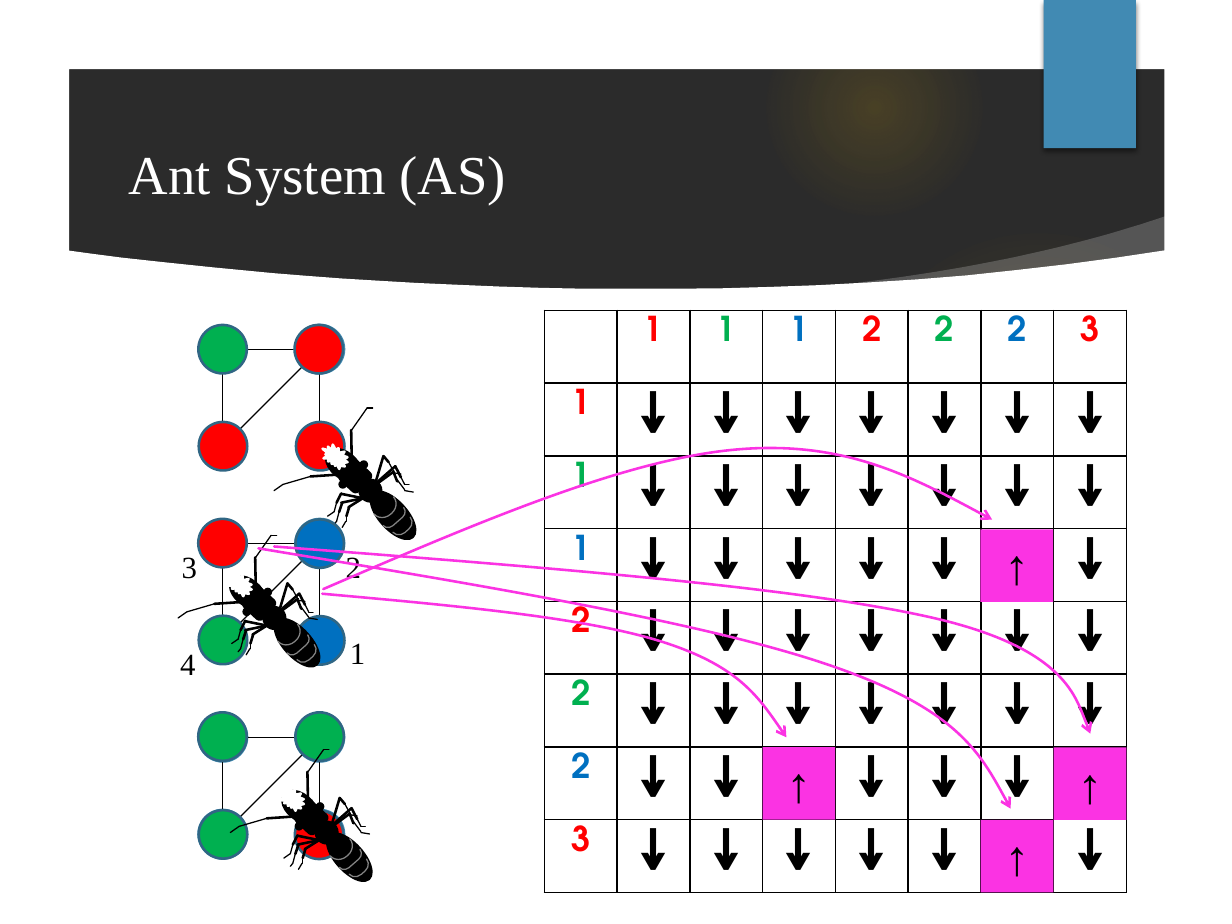
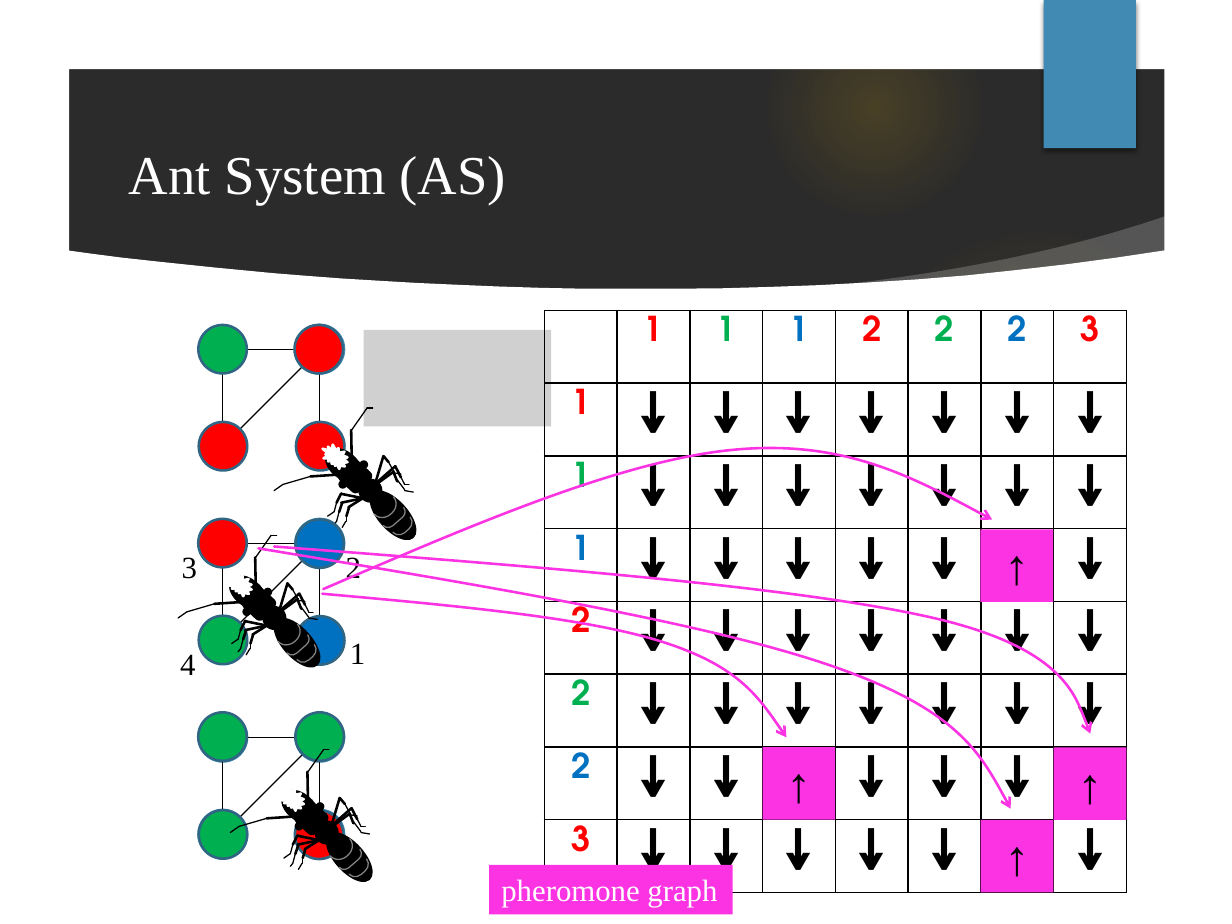
Before and after one commit to Masukane/slides, a slide deck: slide 5 of masukaneICIIC2018.pptm. Drawn at 1232x924 pixels with LibreOffice and Linux fonts; fonts in the diff are those of the drawing; grey boxes stand for pictures; background and template pictures are left out; a plain dark background stands for a picture behind light text. Boxes give left, top, right and bottom in pixels: in the first picture for what was removed or moved away, otherwise in the second. Text is boxed around its words. In the diff, an @@ line names an element or a change of style, - is before the commit and + after.

```diff
--- a/masukaneICIIC2018.pptm
+++ b/masukaneICIIC2018.pptm
@@ picture added at (x1=363, y1=330, x2=551, y2=426) @@
@@ rectangle added at (x1=489, y1=865, x2=733, y2=914), fill #FB33E3, 18 pt, text #FFFFFF @@
+pheromone graph
```
Also in this commit, not shown: 4 other slides changed, 1 other file.
